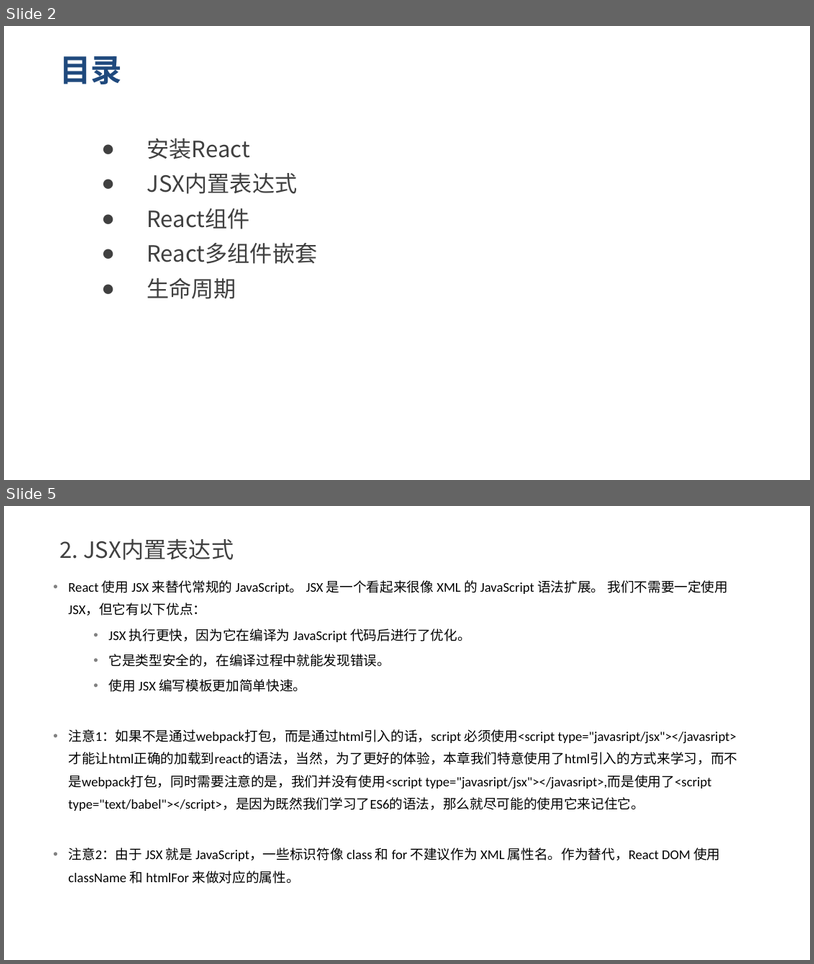
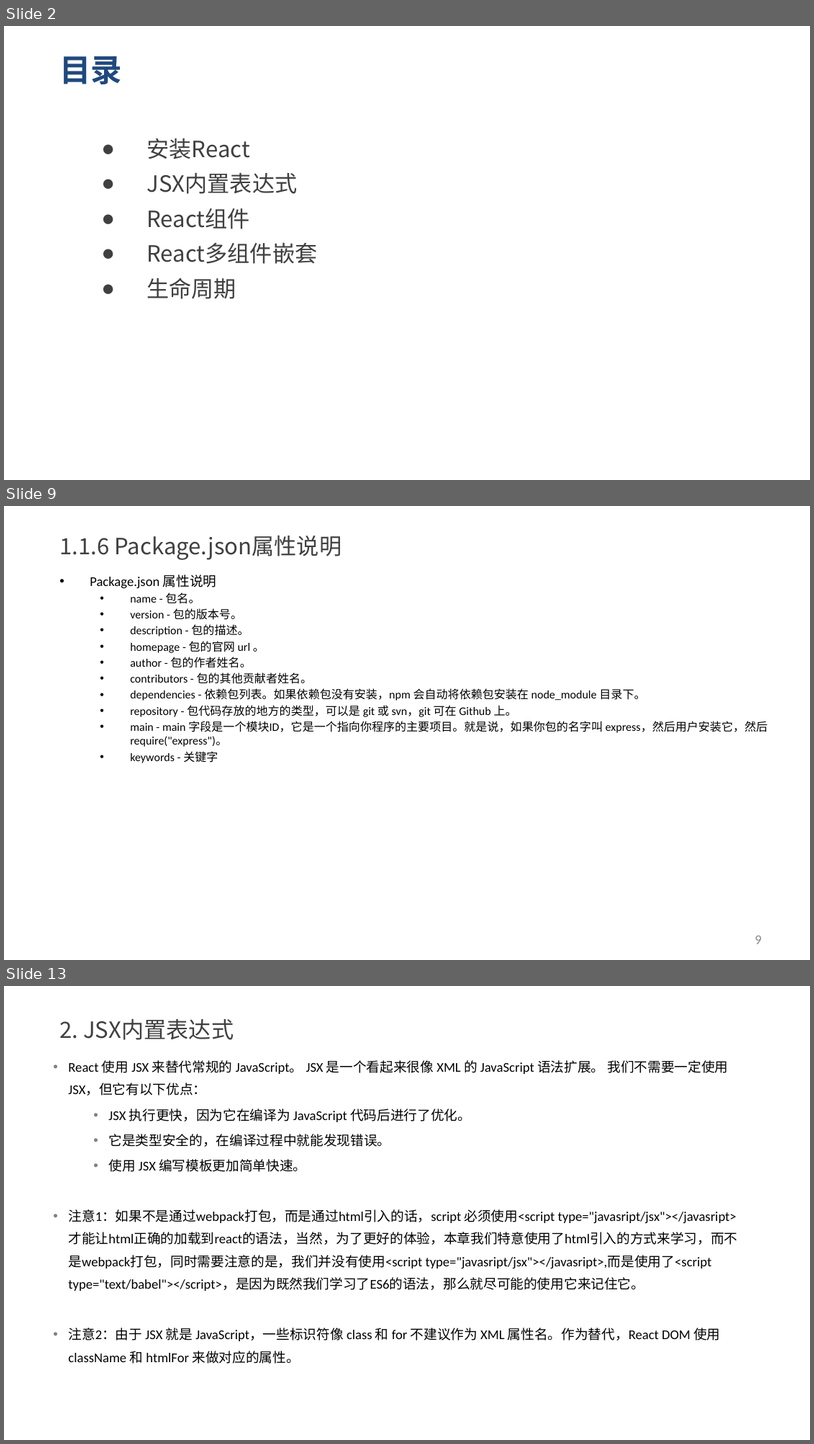
Before and after one commit to yxl2628/reactjs, a slide deck: ppt/01 React基础.pptx. Shown one above the other, each under a label of ours: slides 2 and 5 before the commit, slides 2, 9 and 13 after it; the slides between them are not shown. The pictures are 814x964 and 814x1444 pixels, drawn with LibreOffice and Linux fonts; fonts in the diff are those of the drawing. Boxes give left, top, right and bottom in pixels: in the first picture for what was removed or moved away, otherwise in the second. Text is boxed around its words. In the diff, an @@ line names an element or a change of style, - is before the commit and + after.

```diff
--- a/ppt/01 React基础.pptx
+++ b/ppt/01 React基础.pptx
@@ slide 9 added at (4,506,810,960), background #FFFFFF @@
@@ title added at (59,536,342,560), 20 pt, text #404040 @@
+1.1.6 Package.json属性说明
@@ text added at (90,574,769,763), 10.2 pt, text #000000 @@
+• Package.json 属性说明
+    • name - 包名。
+    • version - 包的版本号。
+    • description - 包的描述。
+    • homepage - 包的官网 url 。
+    • author - 包的作者姓名。
+    • contributors - 包的其他贡献者姓名。
+    • dependencies - 依赖包列表。如果依赖包没有安装，npm 会自动将依赖包安装在 node_module 目录下。
+    • repository - 包代码存放的地方的类型，可以是 git 或 svn，git 可在 Github 上。
+    • main - main 字段是一个模块ID，它是一个指向你程序的主要项目。就是说，如果你包的名字叫 express，然后用户安装它，然后require("express")。
+    • keywords - 关键字
@@ page number added at (755,935,761,944), 12 pt, text #8C8C8C @@
+9
@@ what was slide 5 is now slide 13 @@
```
Also in this commit, not shown: 2 slides changed, 7 other slides added.
